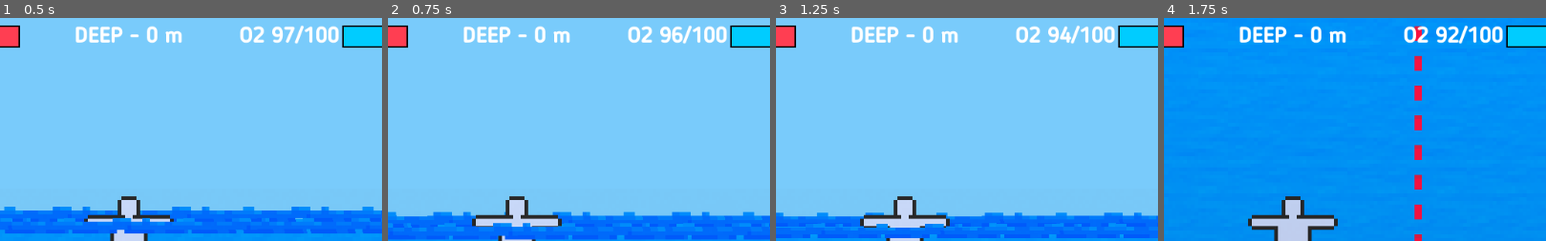
Above: before the commit, frames 1-4 (left to right).
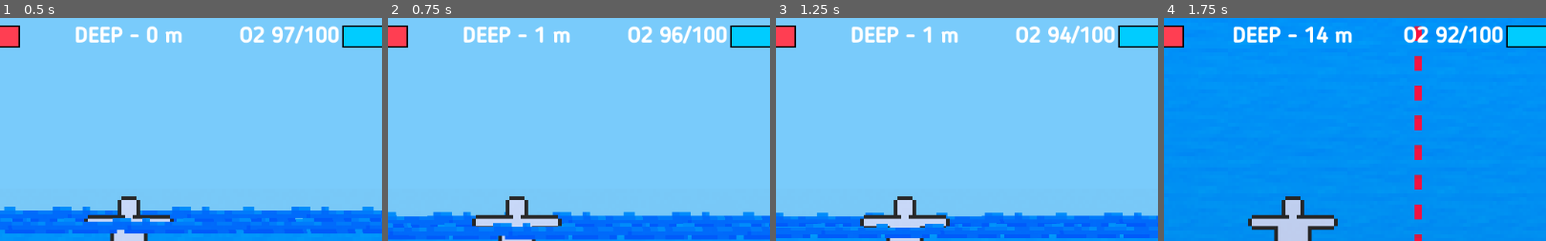
Above: after the commit, the same moments.

Repository: eliaperantoni/fisherman
Game: Godot game, scene res://scenes/main/Main.tscn
The game is run twice, just before and just after one commit, with the same random seed, the same clock (stepped at 60 frames per second) and the same inputs.
Inputs:
- Up to frame 1 (0.5 s): no input
- Up to frame 2 (0.75 s): hold Right (ui_right) from 0.53 s (still down); hold Shift from 0.53 s (still down)
- Up to frame 3 (1.25 s): keep holding Right (ui_right); keep holding Shift
- Up to frame 4 (1.75 s): release Right (ui_right) at 1.28 s; release Shift at 1.28 s; hold Down (ui_down) from 1.28 s (still down); tap Shift at 1.35 s
The pictures show only the part of the screen within x 33-83%, y 0-50%; the shares and areas given below are measured in that part.

Frame 1 is identical in both runs. In frame 2, 0.1% of the frame differs, in the area x 38-42%, y 3-12%; in frame 3, 0.1%; in frame 4, 1.2%, in the area x 18-50%, y 3-12%.

Commit message:
Fix variables casing

Diff:
--- a/scenes/interface/interface.gd
+++ b/scenes/interface/interface.gd
@@ -16,12 +16,13 @@
 func _set_deep(value):
 	$DeepCounter.text = "DEEP - %s m" % value
 
-func _on_Player_playerMoved(position):
+func _on_Player_oxygen_modified(value):
+	_set_oxygen(value)
+
+
+func _on_Player_player_moved(position):
 	var value = position.y/5
-	if(value<0):
+	if value<0:
 		value=0
 	value = int(value)
 	_set_deep(value)
-
-func _on_Player_oxygenModified(value):
-	_set_oxygen(value);
--- a/scenes/main/Main.tscn
+++ b/scenes/main/Main.tscn
@@ -124,4 +124,5 @@
 margin_bottom = 0.0
 [connection signal="body_entered" from="Water/Area" to="Player" method="_on_water_entered"]
 [connection signal="body_exited" from="Water/Area" to="Player" method="_on_water_exited"]
-[connection signal="oxygenModified" from="Player" to="CanvasLayer/Interface" method="_on_Player_oxygenModified"]
+[connection signal="oxygen_modified" from="Player" to="CanvasLayer/Interface" method="_on_Player_oxygen_modified"]
+[connection signal="player_moved" from="Player" to="CanvasLayer/Interface" method="_on_Player_player_moved"]
--- a/scenes/player/player_controller.gd
+++ b/scenes/player/player_controller.gd
@@ -1,17 +1,19 @@
 extends RigidBody2D
 
-export var dragCoefficient = 0.1
-export var impulseMultiplier = 50000
+export var drag_coefficient = 0.1
+export var impulse_multiplier = 50000
 export var oxygen = 100
 export var life = 100
 export var oxygen_refill = 10
 export var oxygen_decrease = 4
-var canSwim = true
-signal playerMoved
-signal oxygenModified
+
+var can_swim = true
+
+signal player_moved
+signal oxygen_modified
 
 func _physics_process(delta):
-	self.linear_velocity *= (1 - dragCoefficient)
+	self.linear_velocity *= (1 - drag_coefficient)
 
 	var direction = Vector2(0, 0)
 
@@ -27,13 +29,18 @@
 	#W / up
 	if Input.is_action_pressed("ui_up"):
 		direction += Vector2(0, -1)
+
 	direction = direction.normalized()
-	if not canSwim:
+
+	if not can_swim:
 		direction.y = 0
-	self.apply_central_impulse(direction * delta * impulseMultiplier * (10 if Input.is_key_pressed(KEY_SHIFT) else 1))
-	if direction != Vector2(0,0) or not canSwim:
-		emit_signal("playerMoved", position)
-	if(canSwim):
+
+	self.apply_central_impulse(direction * delta * impulse_multiplier * (10 if Input.is_key_pressed(KEY_SHIFT) else 1))
+
+	if direction != Vector2(0,0) or not can_swim:
+		emit_signal("player_moved", position)
+
+	if can_swim:
 		oxygen -= delta*oxygen_decrease;
 		_oxygen_modified(oxygen)
 	else:
@@ -42,19 +49,19 @@
 
 func _oxygen_modified(value):
 	#Il valore inserito è già in percentuale
-	if(value>100):
+	if value>100:
 		value=100
-	if(value<0):
+	if value<0:
 		value=0
 	oxygen = value
-	emit_signal("oxygenModified",int(oxygen))
+	emit_signal("oxygen_modified", int(oxygen))
 
 func _on_water_entered(body):
 	if body == self:
-		canSwim = true
+		can_swim = true
 		self.gravity_scale = 0
 
 func _on_water_exited(body):
 	if body == self:
-		canSwim = false
+		can_swim = false
 		self.gravity_scale = 10
